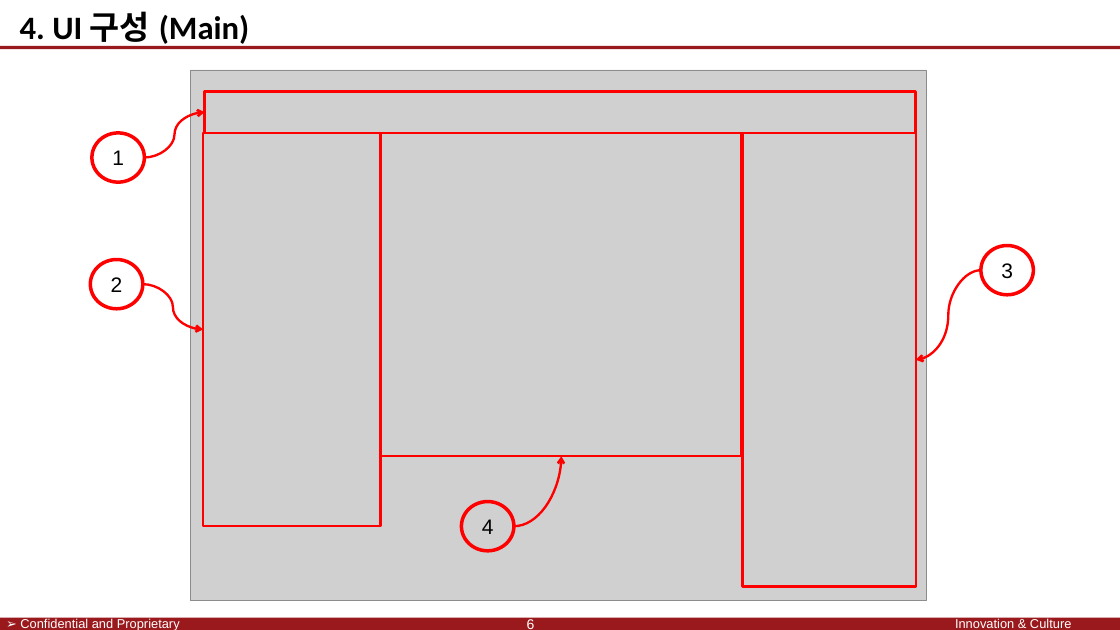
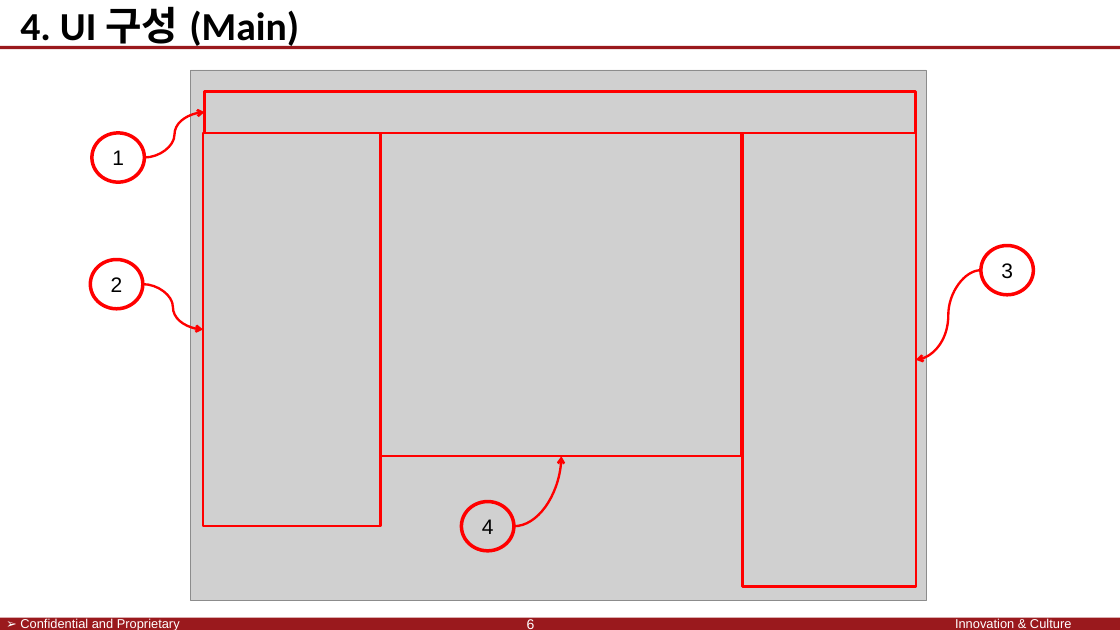
Before and after one commit to SaintSeong/JusungProject, a slide deck: slide 6 of A조 발표.pptx. Drawn at 1120x630 pixels with LibreOffice and Linux fonts; fonts in the diff are those of the drawing; grey boxes stand for pictures; background and template pictures are left out. Boxes give left, top, right and bottom in pixels: in the first picture for what was removed or moved away, otherwise in the second. Text is boxed around its words. In the diff, an @@ line names an element or a change of style, - is before the commit and + after.

```diff
--- a/A조 발표.pptx
+++ b/A조 발표.pptx
@@ text "4. UI 구성 (Main)" at bbox=[20, 6, 299, 49]: size 28 to 34 pt @@
```
Also in this commit, not shown: 9 other slides changed.
